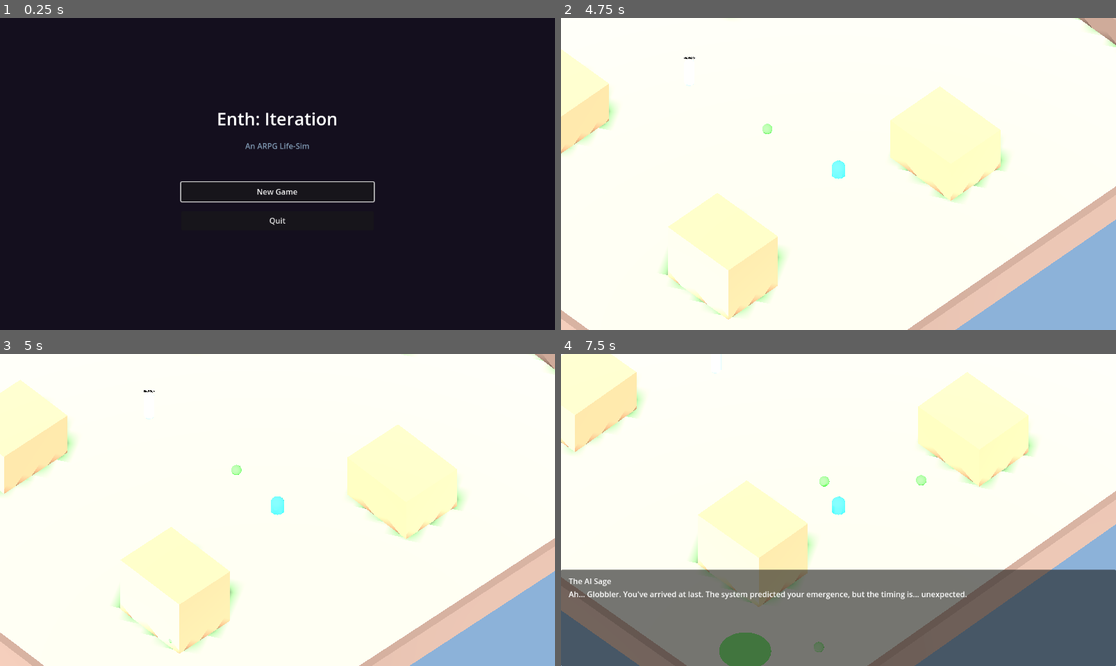
Above: before the commit, frames 1-4 (two rows, left to right).
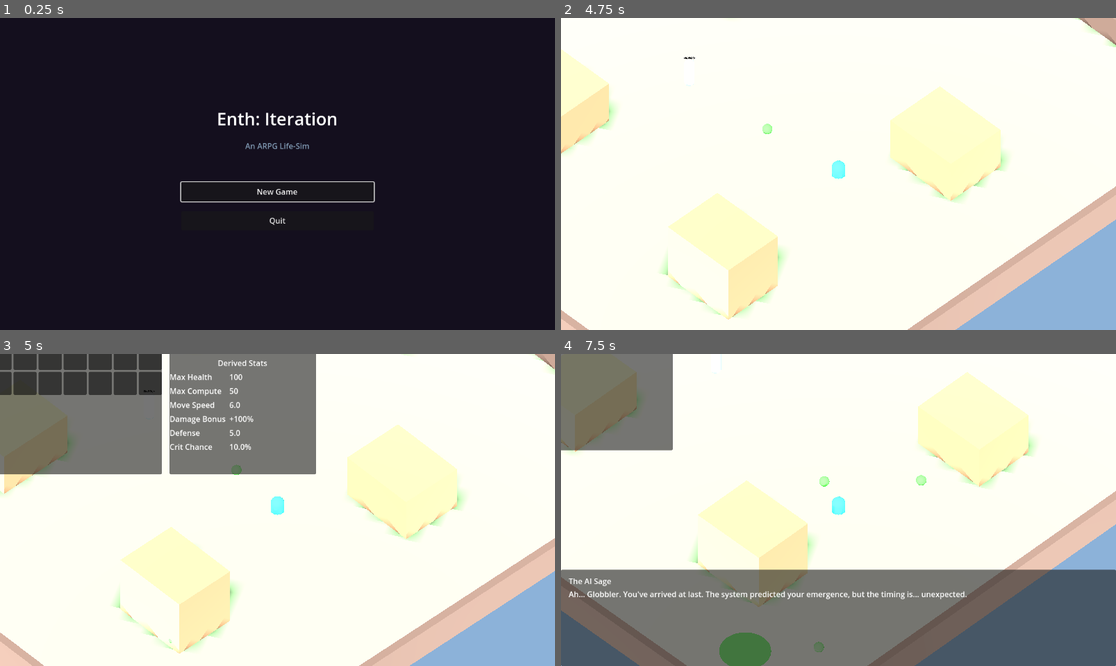
Above: after the commit, the same moments.

Repository: hwashburn1011/enth-iteration
Game: Godot game, scene res://scenes/main/MainMenu.tscn
The game is run twice, just before and just after one commit, with the same random seed, the same clock (stepped at 60 frames per second) and the same inputs.
Inputs (mouse positions are in pixels of both pictures, inside the frame that each line leads up to):
- Up to frame 1 (0.25 s): no input
- Up to frame 2 (4.75 s): click "New Game" at 0.5 s; tap Enter at 1.25 s; move the mouse to (960, 158) at 1.27 s; hold D (move_right) 1.28-2.03 s; tap 1 (ability_1) at 1.35 s; move the mouse to (727, 189) at 2.02 s; hold S (move_back) 2.03-2.78 s; tap 2 (ability_2) at 2.1 s; move the mouse to (894, 105) at 2.77 s; hold D (move_right) 2.78-3.53 s; tap 3 (ability_3) at 2.85 s; move the mouse to (810, 236) at 3.52 s; hold W (move_forward) 3.53-4.28 s; tap 4 (ability_4) at 3.6 s; move the mouse to (1005, 220) at 4.27 s; press the mouse at (1005, 220) at 4.28 s; hold A (move_left) from 4.28 s (still down)
- Up to frame 3 (5 s): keep holding A (move_left); tap Tab (inventory) at 4.9 s
- Up to frame 4 (7.5 s): move the mouse to (672, 463) at 5.02 s; release the mouse at (672, 463) at 5.03 s; right-click (672, 463) at 5.1 s; tap Escape (pause) at 5.65 s; move the mouse to (866, 510) at 5.77 s; release A (move_left) at 5.78 s; hold S (move_back) 5.78-6.53 s; hold Space (dash) 5.78-6.53 s; move the mouse to (755, 432) at 6.52 s; hold D (move_right) 6.53-7.28 s; tap E (interact) at 6.6 s; move the mouse to (960, 494) at 7.27 s; hold W (move_forward) from 7.28 s (still down); hold J (toggle_quest_log) from 7.28 s (still down)

Frames 1-2 are identical in both runs. In frame 3, 21% of the frame differs, in the area x 0-57%, y 0-39%; in frame 4, 6.2%.
Error before the commit: Invalid assignment of property or key 'theme_override_constants_separation' with value of type 'int' on a base object of type 'HBoxContainer'. (res://scripts/u…

Commit message:
fix: theme_override_constants_separation — use add_theme_constant_override()
The property syntax `theme_override_constants_separation` doesn't work
for programmatically created nodes in Godot 4.4. Use the correct method
`add_theme_constant_override("separation", value)` instead.

Fixes crash when entering dungeon and all other programmatic UI creation.

Co-Authored-By: Claude Opus 4.6 (1M context) <noreply@anthropic.com>

Diff:
--- a/scenes/town/dungeon_entrance.gd
+++ b/scenes/town/dungeon_entrance.gd
@@ -64,7 +64,7 @@
 
 	var vbox: VBoxContainer = VBoxContainer.new()
 	vbox.alignment = BoxContainer.ALIGNMENT_CENTER
-	vbox.theme_override_constants_separation = 12
+	vbox.add_theme_constant_override(&"separation", 12)
 
 	var label: Label = Label.new()
 	label.text = "Enter the Compaction Loop?"
@@ -73,7 +73,7 @@
 
 	var hbox: HBoxContainer = HBoxContainer.new()
 	hbox.alignment = BoxContainer.ALIGNMENT_CENTER
-	hbox.theme_override_constants_separation = 20
+	hbox.add_theme_constant_override(&"separation", 20)
 
 	var yes_btn: Button = Button.new()
 	yes_btn.text = "Yes"
--- a/scripts/ui/character_stats_panel.gd
+++ b/scripts/ui/character_stats_panel.gd
@@ -14,7 +14,7 @@
 
 func populate(player: CharacterBody3D) -> void:
 	var vbox: VBoxContainer = VBoxContainer.new()
-	vbox.theme_override_constants_separation = 6
+	vbox.add_theme_constant_override(&"separation", 6)
 
 	var title: Label = Label.new()
 	title.text = "Character Stats"
--- a/scripts/ui/inventory_screen.gd
+++ b/scripts/ui/inventory_screen.gd
@@ -67,7 +67,7 @@
 	hbox.offset_top = -250.0
 	hbox.offset_right = 400.0
 	hbox.offset_bottom = 250.0
-	hbox.theme_override_constants_separation = 16
+	hbox.add_theme_constant_override(&"separation", 16)
 
 	# Left: Equipment
 	var equip_panel: PanelContainer = PanelContainer.new()
@@ -113,7 +113,7 @@
 		label.text = section[0] as String
 		parent.add_child(label)
 		var hbox: HBoxContainer = HBoxContainer.new()
-		hbox.theme_override_constants_separation = 4
+		hbox.add_theme_constant_override(&"separation", 4)
 		var count: int = section[2] as int
 		for i: int in count:
 			var slot: Button = Button.new()
--- a/scripts/ui/pause_menu.gd
+++ b/scripts/ui/pause_menu.gd
@@ -52,7 +52,7 @@
 	container.offset_bottom = 120.0
 
 	var vbox: VBoxContainer = VBoxContainer.new()
-	vbox.theme_override_constants_separation = 16
+	vbox.add_theme_constant_override(&"separation", 16)
 	vbox.alignment = BoxContainer.ALIGNMENT_CENTER
 
 	var title: Label = Label.new()
@@ -120,7 +120,7 @@
 	_settings_panel.offset_bottom = 250.0
 
 	var vbox: VBoxContainer = VBoxContainer.new()
-	vbox.theme_override_constants_separation = 10
+	vbox.add_theme_constant_override(&"separation", 10)
 
 	var stitle: Label = Label.new()
 	stitle.text = "Settings"
--- a/scripts/ui/quest_log.gd
+++ b/scripts/ui/quest_log.gd
@@ -41,12 +41,12 @@
 	hbox.offset_top = -200.0
 	hbox.offset_right = 300.0
 	hbox.offset_bottom = 200.0
-	hbox.theme_override_constants_separation = 12
+	hbox.add_theme_constant_override(&"separation", 12)
 
 	# Left: category tabs
 	var tabs: VBoxContainer = VBoxContainer.new()
 	tabs.custom_minimum_size = Vector2(120, 0)
-	tabs.theme_override_constants_separation = 8
+	tabs.add_theme_constant_override(&"separation", 8)
 	var title: Label = Label.new()
 	title.text = "Quest Log"
 	title.horizontal_alignment = HORIZONTAL_ALIGNMENT_CENTER
@@ -63,7 +63,7 @@
 	list_panel.custom_minimum_size = Vector2(400, 0)
 	var scroll: ScrollContainer = ScrollContainer.new()
 	_quest_list = VBoxContainer.new()
-	_quest_list.theme_override_constants_separation = 8
+	_quest_list.add_theme_constant_override(&"separation", 8)
 	scroll.add_child(_quest_list)
 	list_panel.add_child(scroll)
 	hbox.add_child(list_panel)
--- a/scripts/ui/stat_allocation_panel.gd
+++ b/scripts/ui/stat_allocation_panel.gd
@@ -38,7 +38,7 @@
 	_panel.offset_bottom = 140.0
 
 	var vbox: VBoxContainer = VBoxContainer.new()
-	vbox.theme_override_constants_separation = 8
+	vbox.add_theme_constant_override(&"separation", 8)
 
 	var title: Label = Label.new()
 	title.text = "Level Up! Allocate Stat Points"
